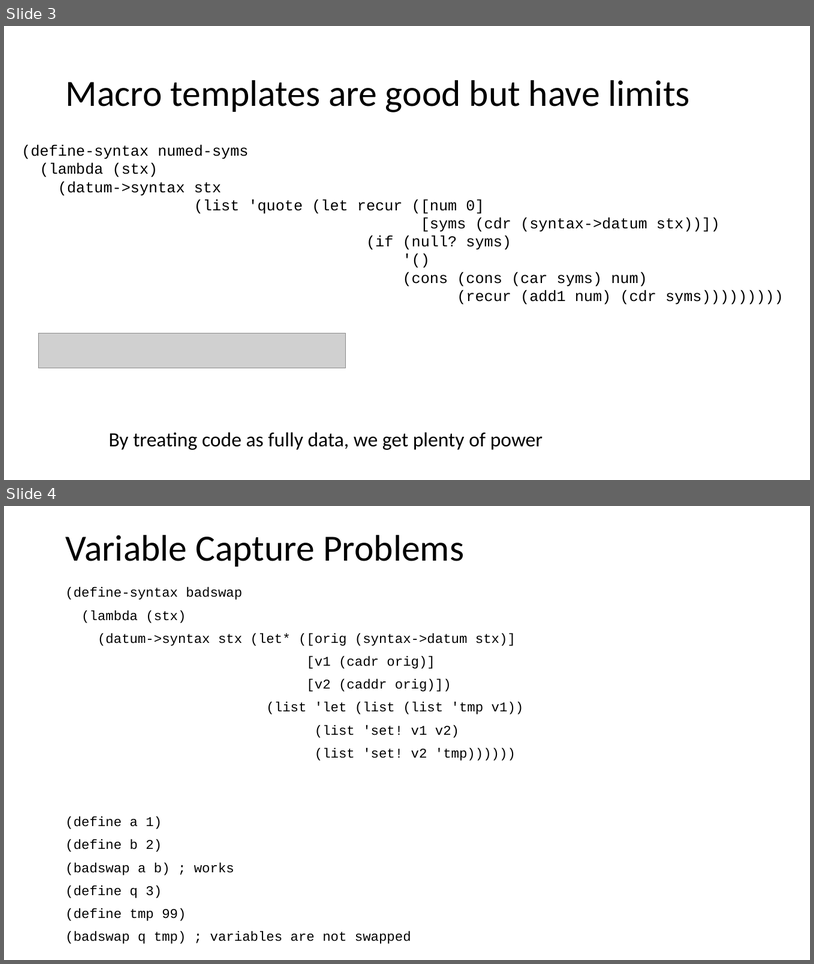
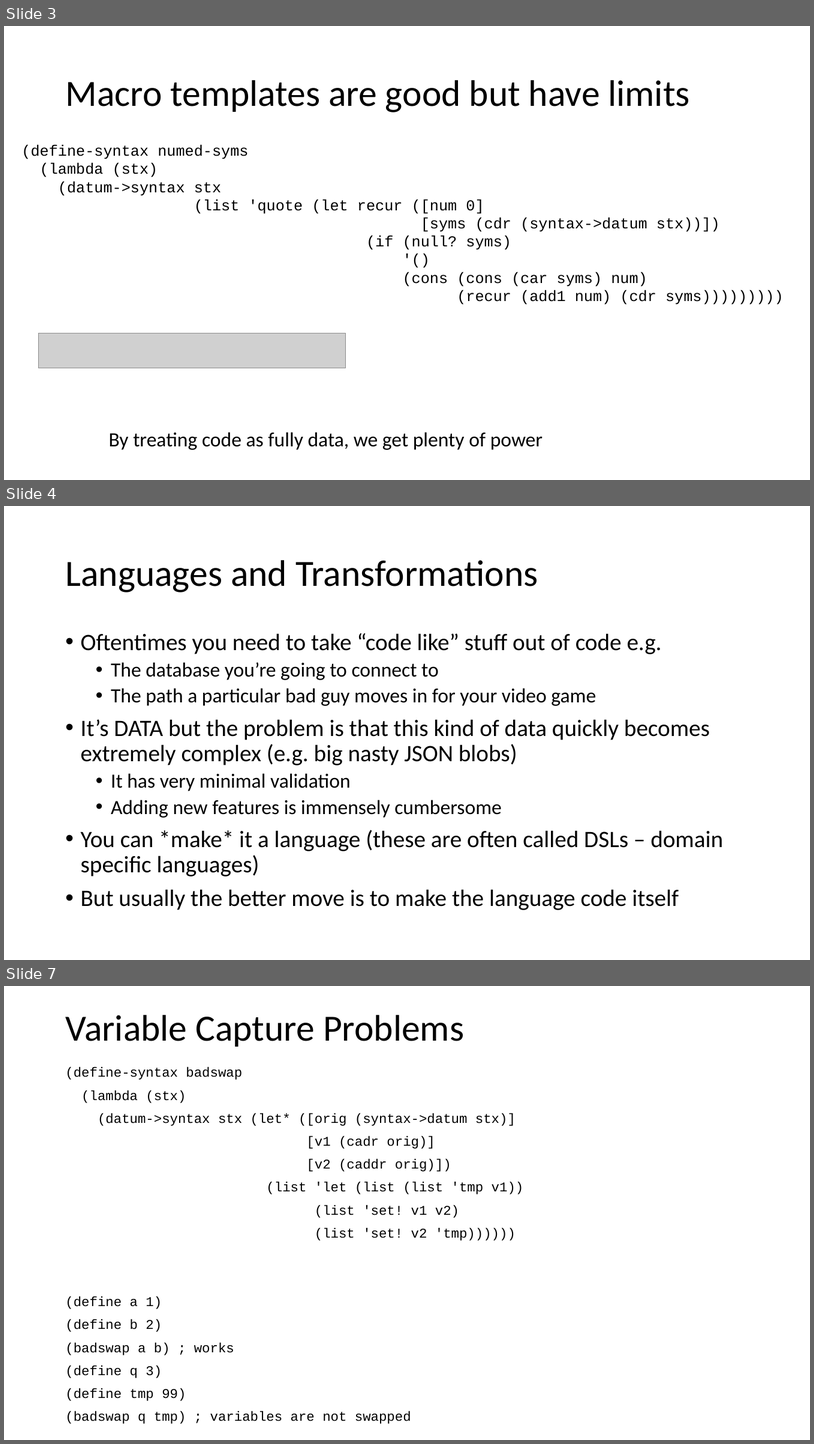
Before and after one commit to RHIT-CSSE/csse304, a slide deck: ClassMaterials/Macros3/Macros 2.pptx. Shown one above the other, each under a label of ours: slides 3 and 4 before the commit, slides 3, 4 and 7 after it; the slides between them are not shown. The pictures are 814x964 and 814x1444 pixels, drawn with LibreOffice and Linux fonts; fonts in the diff are those of the drawing; grey boxes stand for pictures. Boxes give left, top, right and bottom in pixels: in the first picture for what was removed or moved away, otherwise in the second. Text is boxed around its words. In the diff, an @@ line names an element or a change of style, - is before the commit and + after.

```diff
--- a/ClassMaterials/Macros3/Macros 2.pptx
+++ b/ClassMaterials/Macros3/Macros 2.pptx
@@ slide 4 added at [4,506,810,960], background #FFFFFF @@
@@ title added at [65,560,539,592], 44 pt, text #000000 @@
+Languages and Transformations
@@ text added at [81,633,723,910], 28 pt, text #000000 @@
+• Oftentimes you need to take “code like” stuff out of code e.g.
+  • The database you’re going to connect to
+  • The path a particular bad guy moves in for your video game
+• It’s DATA but the problem is that this kind of data quickly becomes extremely complex (e.g. big nasty JSON blobs)
+  • It has very minimal validation
+  • Adding new features is immensely cumbersome
+• You can *make* it a language (these are often called DSLs – domain specific languages)
+• But usually the better move is to make the language code itself
@@ what was slide 4 is now slide 7 @@
```
Also in this commit, not shown: 1 slide changed, 2 other slides added, 15 other files.
